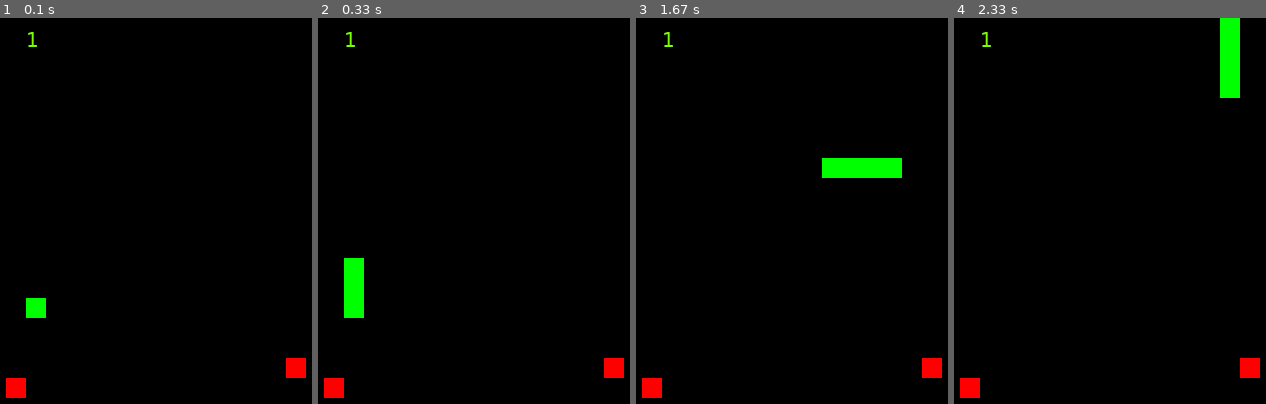
Above: before the commit, frames 1-4 (left to right).
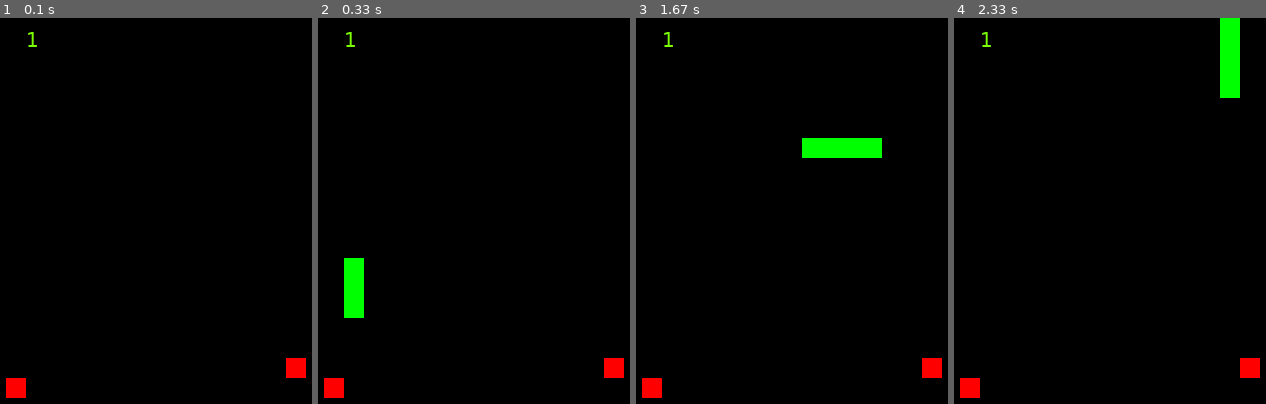
Above: after the commit, the same moments.

Repository: meaniebeanie22/pygame-games
Game: pygame game, started from finished games/snake.py
Same seed, same stepped clock (60 frames per second), same inputs: the game is played once before the commit and once after it.
Inputs:
- Up to frame 1 (0.1 s): no input
- Up to frame 2 (0.33 s): no input
- Up to frame 3 (1.67 s): hold Right 0.33-0.8 s; hold Up 0.83-1.13 s; hold Right 1.17-1.63 s
- Up to frame 4 (2.33 s): hold Up 1.67-2.2 s

The runs differ from the first frame. In frame 1, 0.3% of the frame differs, in the area x 8-15%, y 72-78%; in frame 2, nothing differs; in frame 3, 2.7%, in the area x 53-86%, y 31-42%; in frame 4, nothing differs.

Commit message:
still scuffed

Diff:
--- a/finished games/snake.py
+++ b/finished games/snake.py
@@ -9,7 +9,7 @@
 
 HEIGHT = 600
 WIDTH = 600
-FPS = 12
+FPS = 10
 SPEED = 20
 APPLES = 2
 
@@ -33,35 +33,37 @@
 
 
     def move(self, events): ##
-        c_dir = self.direction
+        keys = [self.direction]
         for event in events:
             if event.type == pygame.KEYDOWN:
-                if event.key == K_UP and c_dir != 'down':
-                    self.direction = 'up'
-                if event.key == K_RIGHT and c_dir != 'left':
-                    self.direction = 'right'
-                if event.key == K_DOWN and c_dir != 'up':
-                    self.direction = 'down'
-                if event.key == K_LEFT and c_dir != 'right':
-                    self.direction = 'left'
+                if event.key == K_UP and keys[0] != 'down':
+                    keys.append('up')
+                if event.key == K_RIGHT and keys[0] != 'left':
+                    keys.append('right')
+                if event.key == K_DOWN and keys[0] != 'up':
+                    keys.append('down')
+                if event.key == K_LEFT and keys[0] != 'right':
+                    keys.append('left')
 
-        if self.direction == 'up':
-            self.pos.y -= SPEED
-        elif self.direction == 'right':
-            self.pos.x += SPEED
-        elif self.direction == 'down':
-            self.pos.y += SPEED
-        elif self.direction == 'left':
-            self.pos.x -= SPEED
+        for key in keys:
+            if key == 'up':
+                self.pos.y -= SPEED
+            elif key == 'right':
+                self.pos.x += SPEED
+            elif key == 'down':
+                self.pos.y += SPEED
+            elif key == 'left':
+                self.pos.x -= SPEED
+            self.cells.insert(0, vec(self.pos))
 
-        self.rect.topleft = self.pos
-        # deal with cells
-        self.cells.insert(0, vec(self.pos)) ## these three lines are no longer fricked - was apparently inserting a vector id that can change, not the data itself
+        self.direction = keys[-1]
         while len(self.cells) > self.score + 3:
             bob = self.cells.pop()
 
+
     def update(self):
         hits = pygame.sprite.spritecollide(self, apples, False)
+        print(hits)
         if hits:
             for apple in hits:
                 self.score += 1
